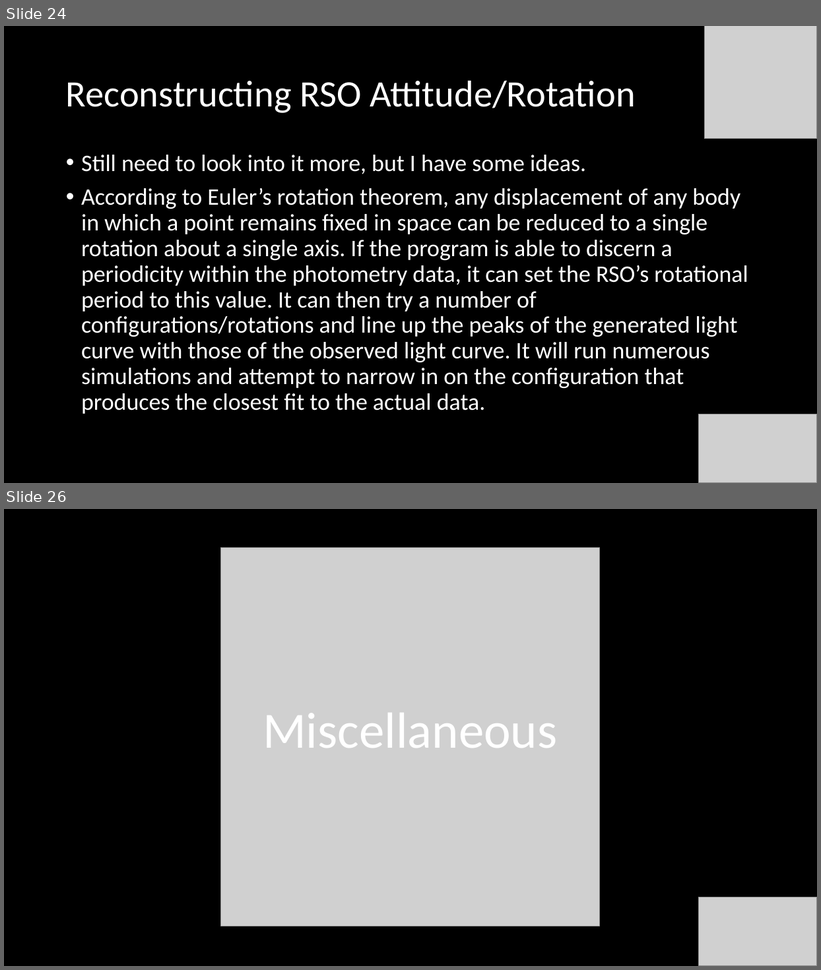
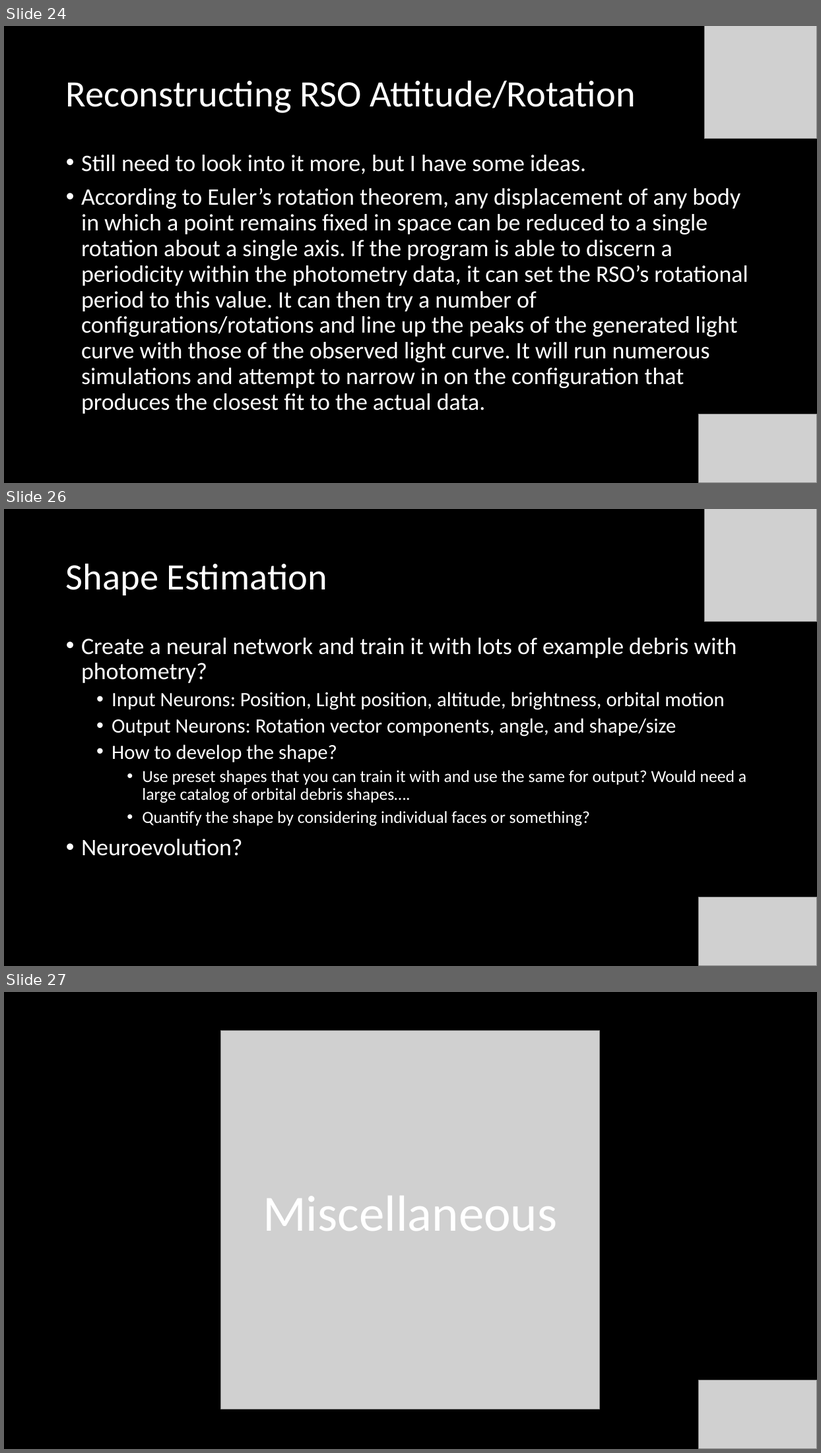
Before and after one commit to henry-valentine/COMPASS, a slide deck: documentation/COMPASS Project Status Document.pptx. Shown one above the other, each under a label of ours: slides 24 and 26 before the commit, slides 24, 26 and 27 after it; the slides between them are not shown. The pictures are 821x970 and 821x1453 pixels, drawn with LibreOffice and Linux fonts; fonts in the diff are those of the drawing; grey boxes stand for pictures. Boxes give left, top, right and bottom in pixels: in the first picture for what was removed or moved away, otherwise in the second. Text is boxed around its words. In the diff, an @@ line names an element or a change of style, - is before the commit and + after.

```diff
--- a/documentation/COMPASS Project Status Document.pptx
+++ b/documentation/COMPASS Project Status Document.pptx
@@ slide 26 added at [4,509,817,966], background #000000 @@
@@ picture added at [704,509,817,622] @@
@@ title added at [66,563,327,595], 44 pt, text #FFFFFF @@
+Shape Estimation
@@ text added at [81,638,746,856], 20 pt, text #FFFFFF @@
+• Create a neural network and train it with lots of example debris with photometry?
+  • Input Neurons: Position, Light position, altitude, brightness, orbital motion
+  • Output Neurons: Rotation vector components, angle, and shape/size
+  • How to develop the shape?
+    • Use preset shapes that you can train it with and use the same for output? Would need a large catalog of orbital debris shapes….
+    • Quantify the shape by considering individual faces or something?
+• Neuroevolution?
@@ picture added at [699,898,817,966] @@
@@ what was slide 26 is now slide 27 @@
```
Also in this commit, not shown: 1 slide changed, 1 other slide added, 1 slide removed, 25 other files.
